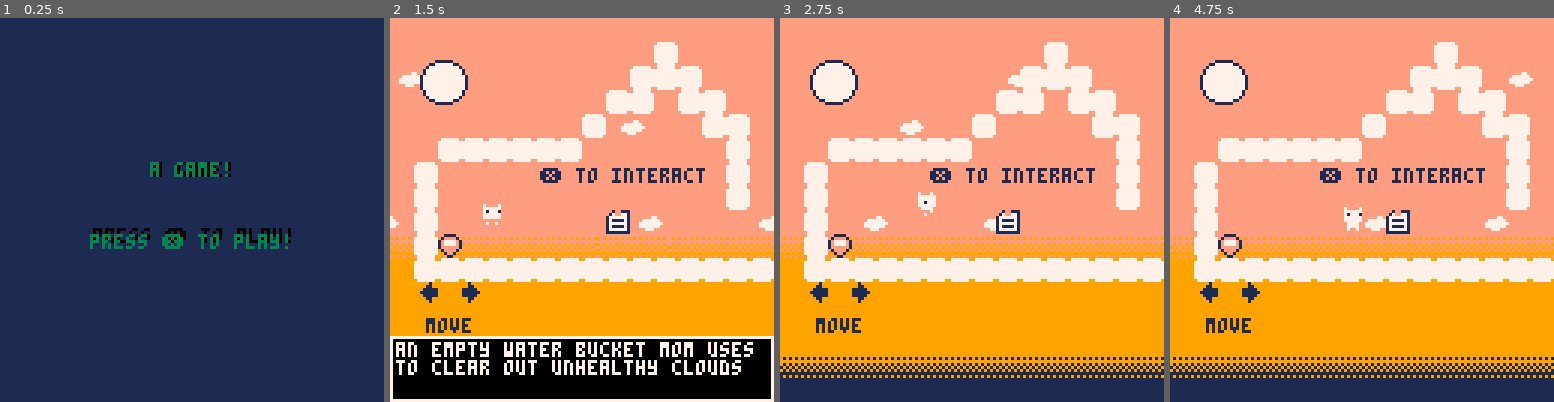
Above: before the commit, frames 1-4 (left to right).
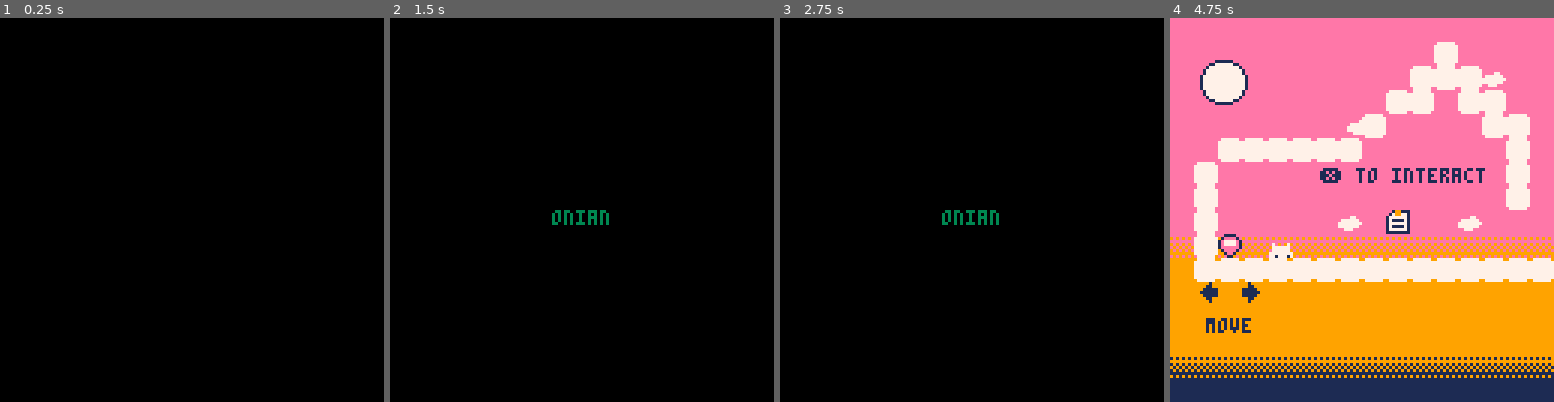
Above: after the commit, the same moments.

Repository: aadhyap/GBJam14
Game: PICO-8 cartridge platformer-game.p8
Same seed, same stepped clock (60 frames per second), same inputs: the game is played once before the commit and once after it.
Inputs:
- Up to frame 1 (0.25 s): no input
- Up to frame 2 (1.5 s): tap X (X key) at 0.33, 1.07 s; tap O (Z key) at 0.7 s
- Up to frame 3 (2.75 s): hold Right 1.6-2.1 s; tap O (Z key) at 1.7, 2.1, 2.5 s; tap X (X key) at 1.85 s; hold Up 2.15-2.42 s; hold Right from 2.47 s (still down)
- Up to frame 4 (4.75 s): tap O (Z key) every 0.4 s from 2.9 to 4.5 s; tap X (X key) at 2.97, 4.08 s; release Right at 3.03 s; hold Left 3.08-3.58 s; hold Right 4.02-4.68 s; hold Up from 4.73 s (still down)

The runs differ from the first frame. In frame 1, 99% of the frame differs, in the area x 0-100%, y 0-100%; in frame 2, 88%; in frame 3, 100%; in frame 4, 54%.

Commit message:
wall jump complete

Diff:
--- a/platformer-game.p8
+++ b/platformer-game.p8
@@ -3,13 +3,14 @@
 __lua__
 --init file
 function _init()
---intro()
+	intro()
 
 	poke( 0x5f2e, 1 ) --enable hidden colors
 	pal( {[4]=143} ,1 )
 	pal( {[2]=141} ,1 )
 	poke(0x5f5c,255) --remove repeat buttons
-	state = "menu"
+	state = "game"
+	game_init()
 	--music(16,0,12)
 
 end
@@ -244,7 +245,8 @@
 	frame=1
 	gravity = 1.5
 	black = true
-	canwalljump = true
+	canwalljump = false
+	wall_dir = 0
 
 
 end
@@ -290,19 +292,23 @@
 
 
 --wall jump -----------
-	local wall_dir = 0
+
  if up and canwalljump and col(p.x+7.8, p.y+7) then
     wall_dir = 1
     p.flipped = true
  elseif up and canwalljump and col(p.x-0.9, p.y+7) then
     wall_dir = -1
     p.flipped = true
+
+ else
+ wall_dir = 0
+
  end
 
  // jump
 
  // wall jump
- if btnp(⬆️) and (wall_dir != 0)
+ if (btnp(⬆️) or btnp(🅾️))  and (wall_dir != 0)
  and not p.g and canwalljump then
  			animate(17,20,0.01)
     p.dy = -gravity
@@ -463,11 +469,15 @@
 		level.x = levels[levelnum][1]
 		level.y = levels[levelnum][2]
 		level.name = levels[levelnum][3]
+		if not light and levelnum >= 8 then
+				set_all1(dark_tile,light_tile)
+				end
+		map_x = level.x
+		map_y = level.y
 
 		p.x = p_locations[levelnum][1]
 		p.y = p_locations[levelnum][2]
-		map_x = level.x
-		map_y = level.y
+
 	end
 end
 
@@ -735,7 +745,7 @@
  y=106, -- y coordginate
  w=127, -- text box width
  h=21, -- text box height
- col1=0, -- background color
+ col1=1, -- background color
  col2=7, -- border color
  col3=7, -- text color
     }
@@ -1199,110 +1339,110 @@
 000000000000000000000000000000004300000000000000000000000000000000430000000000000000000000000000007d7d7d7d7d7d7d7d7d7d7d7d7d7d7d7d7d7d00000000000000000000000000000000000000000000000000000000000000000000000000000000000000000000000000000000000000000000000000
 0000000000000000000000000000000043000000000000000000000000000000004300000000000000000000000000000075757575757575757575757575757575757500000000000000000000000000000000000000000000000000000000000000000000000000000000000000000000000000000000000000000000000000
 4343434343434343434343434343434343434343424343434343434343434343434343434343434343434343434343430078787575757575757575757575757575757575757575757575757575757575757575757575757575757575757575757575000000000000000000000000000000000000000000000000000000000000
-0000000000000000000000000000000000000000000000000000000000000000000000000000000000000000000000000000000000000000000000000000000000000000000000000000000000000000000000000000000000000000000000005151515151515151515151515151515151000000000000000000000000000000
-0000000000000000000000510000000000000000000000000000000000000000510000000000000000000000000000005100000000000000000000000000000051000000000000000000000000000000510000000000000000000000000000005100000000000000000000000000000051000000000000000000000000000000
-0000000000000000000051745100000000000000000000000000000000000000510000000000000000000000000000005100000000000000000000000000000051000000000000000000000000000000510000000000000000000000000000005100000000000000000000000000000051000000000000000000000000000000
-0000000000000000005174007451000000000000000000000000000000000000510000000000000000000000000000005100000000000000000000000000000051000000000000000000000000000000515651515151000051005100000000005100000000000000000000000000000051000000000000000000000000000000
-0000000000000000510000000051510000000000000000000000000000000000510000000044440000444400444400475100000000000051470000000000000000000000000000515151000000000000510000000000000000000000005100005100000000000044000000000000000051000000000000000000000000000000
-0000515151515151000000000000740000000000000000000000000000000000514400000000000000000000000000575100000000000051570000000000000000004444440000000000005100000000510000000000000000000051000000005100000044000000000000000000000051000000000000000000000000000000
-0051000000000000000000000000740000000000000000000000000000000000510000440000000000000000000000515151515151000051510000000000000000000000000000000000000000000000000000000051000000510000000000005100004400000000000044005151515151000000000000000000000000000000
-0074000000000000000000000000740000000000000000000000000000000047510000000000005600000000000000005100000000000051515156000000000000000000000000000000000000000000515151000000000000000000000000005151004400000000000000000000000051000000000000000000000000000000
-0074000000000000001600000000420000000000000000000000000000000057510000000000515151000000000000005100000000000000000000444400000000000000000000005100000000560000510000000000000000000000000000005100564400000000000000000000000051000000000000000000000000000000
-0074140000000000000000000000424500515151510051000000515100005151515151515100000000000000000000515100000056000000000000000000004400000000000000000044000000000000510000000000000000000000000000005100000000000044000000000000000051000000000000000000000000000000
-0074515151515151515151515151515151747474690000005100747400005151515151515100000000000000000000005100000000510000000000000000440051000000000000000000440000000000510000000000000000510000000000005100004400000000000000000000000051000000000000000000000000000000
-0068006a00000000000000000000000000000000000000000000000000000000000000000000000000000000000000005100000000515151000000000044000051000000004400000000004400000000510000004400000000514444444444445100000000000000004444444444444451000000000000000000000000000000
-0000000000000000000000000000000000000000000000000000000000000000000000000000000000000000000000005100000000000000000000440000000051000000000000000000005151515151510000000000000000000000005700005100000000000000000000000000000051000000000000000000000000000000
-0000000000000000000000000000000000000000000000000000000000000000000000000000000000000000000000005100000000000000440000000000000051000000000000000000000000470000510000000000004400000000005700005100000000004400000000000000570051000000000000000000000000000000
-0000000000000000000000000000000000000000000000000000000000000000000000000000000000000000000000005100000000000000000000000000000051000000000000440000000000570000510000000000000000004444515151515100000000000044000000000000570051000000000000000000000000000000
-…(92 lines of a section not shown)…
+0000000000000000000000000000000000000000000000000000000000000000000000000000000000000000000000000000000000000000000000000000000000000000000000000000000000000000000000000000000000000000000000000000000000000000000000000000000000000000000000000000000000000000
+0000000000000000000000510000000000000000000000000000000000000000000000000000000000000000000000000000000000000000000000000000000051000000000000000000000000000000000000000000000000000000000000000000000000000000000000000000000000000000000000000000000000000000
+0000000000000000000051745100000000000000000000000000000000000000000000000000000000000000000000000000000000000000000000000000000051000000000000000000000000000000000000000000000000000000000000000000000000000000000000000000000000000000000000000000000000000000
+0000000000000000005174007451000000000000000000000000000000000000000000000000000000000000000000000000000000000000000000000000000051000000000000000000000000000000005651515151000051005100000000000000000000000000000000000000000000000000000000000000000000000000
+0000000000000000510000000051510000000000000000000000000000000000000000000044440000444400444400475100000000000051470000000000000000000000000000515151000000000000000000000000000000000000005100000000000000000044000000000000000000000000000000000000000000000000
+0000515151515151000000000000740000000000000000000000000000000000004400000000000000000000000000575100000000000051570000000000000000004141410000000000005100000000510000000000000000000051000000000000000044000000000000000000000000000000000000000000000000000000
+0051000000000000000000000000740000000000000000000000000000000000000000440000000000000000000000515151515151000051510000000000000000000000000000000000000000000000000000000051000000510000000000000000004400000000000044005151515100000000000000000000000000000000
+0074000000000000000000000000740000000000000000000000000000000047510000000000005600000000000000000000000000000051515156000000000000000000000000000000000000000000515151000000000000000000000000000051004400000000000000000000000000000000000000000000000000000000
+0074000000000000001600000000420000000000000000000000000000000057510000000000515151000000000000000000000000000000000000444400000000000000000000004400000000560000000000000000000000000000000000000000564400000000000000000000000000000000000000000000000000000000
+0074140000000000000000000000424500515151510051000000515100005151515151515100000000000000000000000000000056000000000000000000004400000000000000000044000000000000000000000000000000000000000000000000000000000044000000000000000000000000000000000000000000000000
+0074515151515151515151515151515151747474690000005100747400005151515151515100000000000000000000000000000000510000000000000000440000000000000000000000440000000000000000000000000000440000000000000000004400000000000000000000000000000000000000000000000000000000
+0068006a00000000000000000000000000000000000000000000000000000000000000000000000000000000000000000000000000515151000000000044000000000000004400000000004400000000000000004400000000444444444444440000000000000000004444444444444400000000000000000000000000000000
+0000000000000000000000000000000000000000000000000000000000000000000000000000000000000000000000000000000000000000000000440000000000000000000000000000005151515151440000000000000000000000005700000000000000000000000000000000000000000000000000000000000000000000
+0000000000000000000000000000000000000000000000000000000000000000000000000000000000000000000000000000000000000000440000000000000000000000000000000000000000470000440000000000004400000000005700000000000000004400000000000000570000000000000000000000000000000000
+0000000000000000000000000000000000000000000000000000000000000000000000000000000000000000000000000000000000000000000000000000000000000000000000440000000000570000440000000000000044004444515151510000000000000044000000000000570000000000000000000000000000000000
+…(92 lines of a section not shown)…
Not shown, added: platformer-game.bin/platformer-game.app/Contents/Frameworks/SDL2.framework/Resources/License.txt
Not shown, added: platformer-game.bin/platformer-game.app/Contents/Frameworks/SDL2.framework/Resources/ReadMe.txt
Not shown, added: platformer-game.bin/platformer-game.app/Contents/Frameworks/SDL2.framework/Versions/A/Resources/License.txt
Not shown, added: platformer-game.bin/platformer-game.app/Contents/Frameworks/SDL2.framework/Versions/A/Resources/ReadMe.txt
Not shown, added: platformer-game.bin/platformer-game.app/Contents/Frameworks/SDL2.framework/Versions/Current/Resources/License.txt
Not shown, added: platformer-game.bin/platformer-game.app/Contents/Frameworks/SDL2.framework/Versions/Current/Resources/ReadMe.txt
Not shown, changed: 210 lines of the sprite sheet (__gfx__) section of platformer-game.p8
Not shown, changed: the thumbnail (__label__) section of platformer-game.p8
Not shown, changed: the sound effects (__sfx__) section of platformer-game.p8
Not shown, added: platformer-game.bin/linux/data.pod
Not shown, added: platformer-game.bin/platformer-game.app/Contents/Frameworks/SDL2.framework/Headers/SDL.h
Not shown, added: platformer-game.bin/platformer-game.app/Contents/Frameworks/SDL2.framework/Headers/SDL2/SDL.h
(and 188 more such lines)
